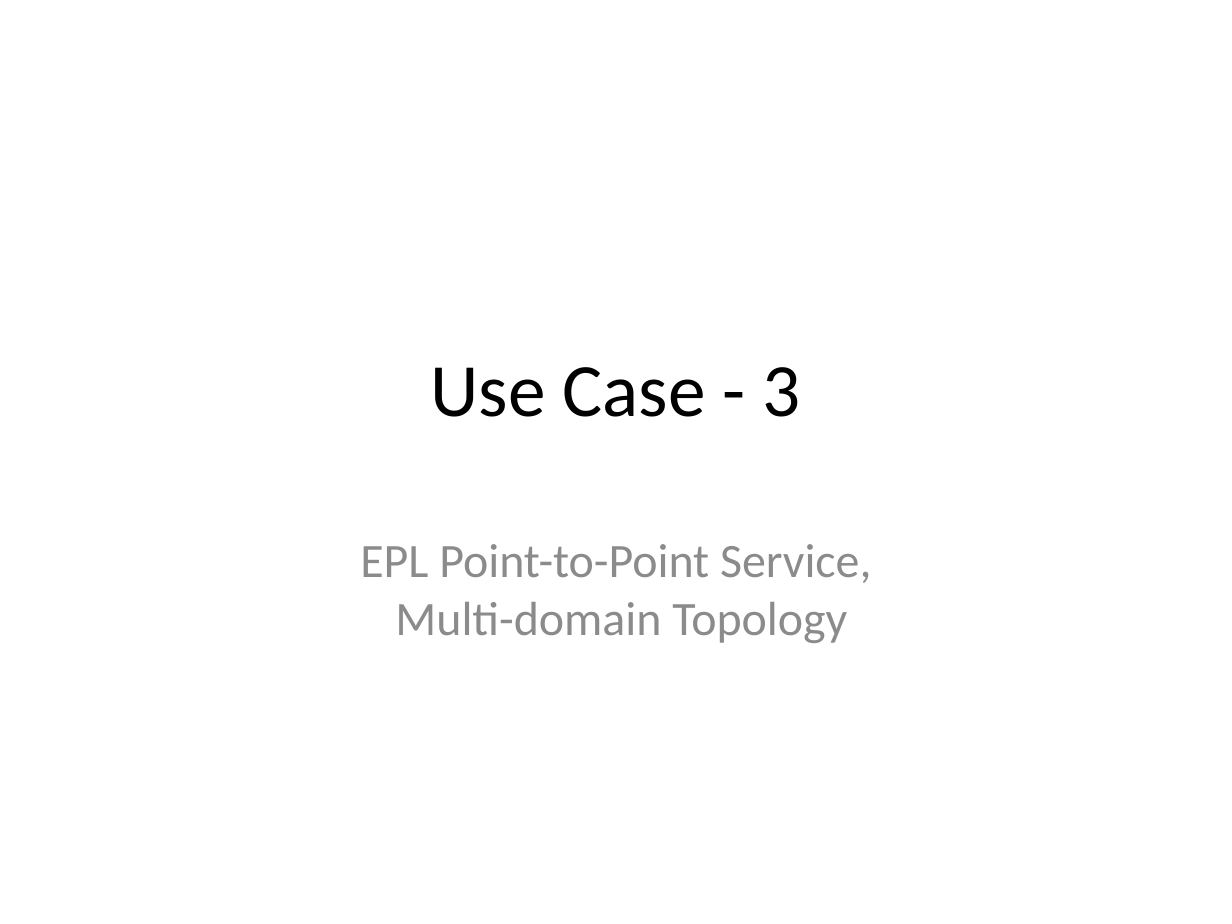
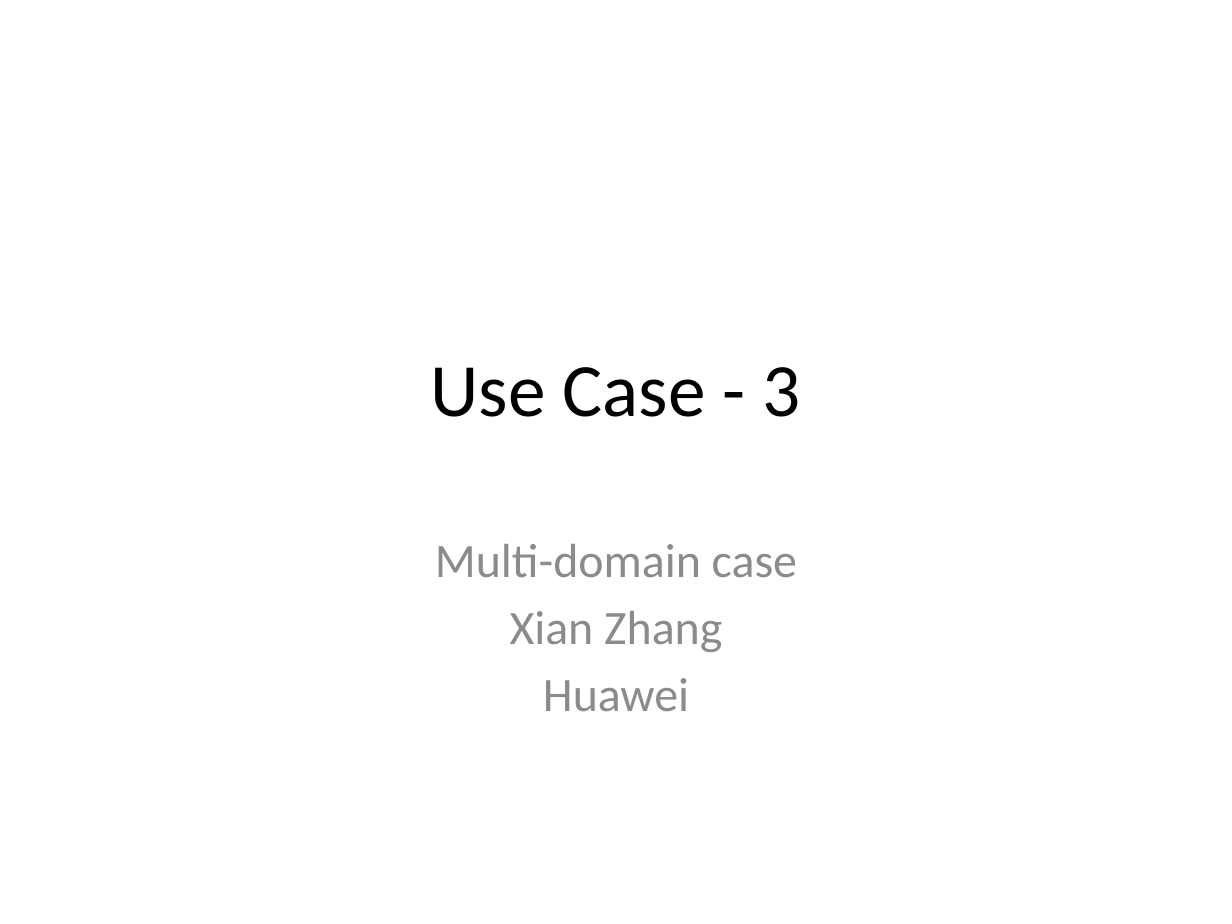
Before and after one commit to TransportModels/IETF-Transport-Modeling, a slide deck: slide 1 of Transport-UseCases/UC#3_P2P_SingleProvider_MultiDomainTopology.pptx (slide 2 before the commit). Drawn at 1232x924 pixels with LibreOffice and Linux fonts; fonts in the diff are those of the drawing. Boxes give left, top, right and bottom in pixels: in the first picture for what was removed or moved away, otherwise in the second. Text is boxed around its words. In the diff, an @@ line names an element or a change of style, - is before the commit and + after.

```diff
--- a/Transport-UseCases/UC#3_P2P_SingleProvider_MultiDomainTopology.pptx
+++ b/Transport-UseCases/UC#3_P2P_SingleProvider_MultiDomainTopology.pptx
@@ subtitle at (435, 544, 797, 711): text changed @@
-EPL Point-to-Point Service,
-Multi-domain Topology
+Multi-domain case
+Xian Zhang
+Huawei
```
Also in this commit, not shown: 2 other slides changed, 9 slides added, 8 slides removed.
